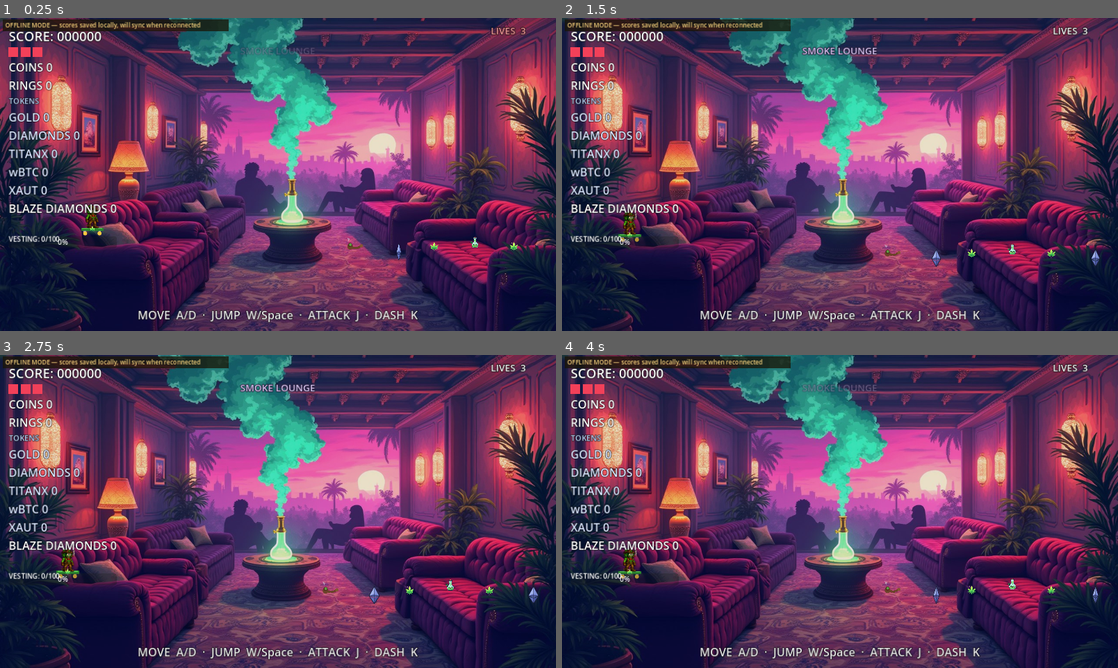
Above: before the commit, frames 1-4 (two rows, left to right).
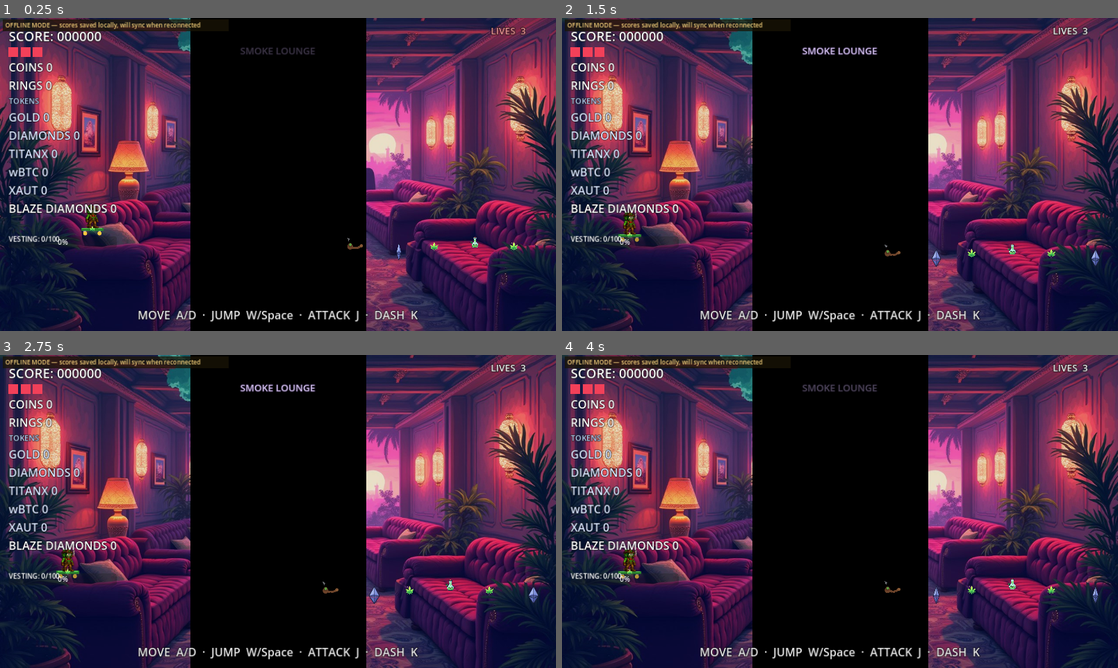
Above: after the commit, the same moments.

Repository: youngstunners88/GM-GAME
Game: Godot game, scene res://src/level/secret_realm.tscn
Two runs of this game, one before a commit and one after it. Both use one fixed random seed, a clock stepped at 60 frames per second and the inputs below. This scene is started directly instead of the project's main scene. Video files are missing from this copy of the repository; at most half a second of black plays in their place. Sound files missing from this copy of the repository are replaced by a short silence.
Inputs (mouse positions are in pixels of both pictures, inside the frame that each line leads up to):
- Up to frame 1 (0.25 s): no input
- Up to frame 2 (1.5 s): tap Enter (ui_accept) at 0.5 s; move the mouse to (962, 158) at 0.52 s; hold D (move_right) 0.53-1.25 s; hold J (attack) 0.53-1.25 s; click (962, 158) at 0.67 s; tap Space (jump) at 0.77 s; drag from (728, 190) to (628, 227) at 1.27 s
- Up to frame 3 (2.75 s): move the mouse to (333, 442) at 2.02 s; hold A (move_left) from 2.03 s (still down); hold E (interact) from 2.03 s (still down)
- Up to frame 4 (4 s): release A (move_left) at 2.75 s; release E (interact) at 2.75 s; drag from (812, 574) to (628, 564) at 2.77 s; move the mouse to (1006, 558) at 3.52 s; hold D (move_right) from 3.53 s (still down); tap Q at 3.6 s; tap Space (jump) at 3.77 s

The runs differ from the first frame. In frame 1, 31% of the frame differs, in the area x 34-66%, y 0-100%; in frame 2, 31%; in frame 3, 31%; in frame 4, 31%.
Error in both runs: Invalid call. Nonexistent function 'is_action_just_pressed' in base 'InputEventKey'. (res://src/ui/pause_menu.gd:12)

Commit message:
Wire the founder's $SMOKE LOUNGE brand video into the lounge (live-proven)
The founder supplied the intro clip (portrait 720x1280 MP4). Transcoded to
src/assets/video/smoke_lounge.ogv (Ogg Theora — the only HTML5-safe format Godot
4.3's VideoStreamPlayer decodes) and wired into secret_realm.gd.

Fixed two real defects in the shipped wire-up so the asset actually shows and
isn't distorted:
- It was on layer -30, BEHIND the opaque full-screen room jpg (bg_secret_mid at
  -20) — completely occluded. Moved to a layer in front of the plates and behind
  gameplay; the room art now FRAMES the video instead of hiding it.
- expand + FULL_RECT would have squashed the portrait footage into landscape. It
  now renders centered and aspect-preserved (contain fit against the live
  viewport), so the brand clip is undistorted.

Verified in a REAL browser: Theora decodes on the non-threaded HTML5 export, the
clip plays and loops, 0 console errors (docs/captures/2026-08-15-s11-lounge/).
Added a test-only ?lounge=1 route (main_menu) for the capture, and
tests/s11_lounge_video_test.gd gating the wire-up (loads as VideoStreamTheora,
looping, aspect-preserved, in front of the plates).

Gates: script_compile, s11_lounge_video, s11_vault_music, s8_dialogue_npc_art all
PASS; Security Sentinel 18/18.

Co-Authored-By: Claude Opus 4.8 <noreply@anthropic.com>
Claude-Session: https://claude.ai/code/session_01J3qKFNRXndqBcFynzXqDaZ

Diff:
--- a/src/level/secret_realm.gd
+++ b/src/level/secret_realm.gd
@@ -144,10 +144,29 @@
 		return
 	var layer := CanvasLayer.new()
 	layer.name = "LoungeVideo"
-	# Below the parallax plates (-20) so those remain the fallback surface.
-	layer.layer = -30
+	# IN FRONT of the -20 parallax plates but behind the gameplay plane (0). The
+	# original wire-up put this at -30, BEHIND the opaque full-screen room jpg
+	# (bg_secret_mid.jpg at -20) — which occludes it completely, so the brand
+	# video would never have shown. The room art now FRAMES the video instead of
+	# hiding it: the plates fill the screen, the video sits centered on top.
+	layer.layer = -15
 	add_child(layer)
 
+	# The founder's clip is PORTRAIT (720x1280 source). Stretching it to the
+	# landscape viewport (the old expand + FULL_RECT) would squash the brand
+	# footage badly, so present it ASPECT-PRESERVED and centered — a "contain"
+	# fit against the live viewport — with the lounge room art showing to either
+	# side as a frame. expand=true then fills that correctly-proportioned rect
+	# with no distortion.
+	var vp: Vector2 = get_viewport_rect().size
+	var src := Vector2(float(stream.get_width()) if stream.has_method("get_width") else 405.0,
+		float(stream.get_height()) if stream.has_method("get_height") else 720.0)
+	var ar: float = src.x / maxf(1.0, src.y)   # width/height of the source
+	var h: float = vp.y
+	var w: float = h * ar
+	if w > vp.x:
+		w = vp.x
+		h = w / ar
 	var vid := VideoStreamPlayer.new()
 	vid.name = "BrandVideo"
 	vid.stream = stream
@@ -157,7 +176,8 @@
 	# slot to be preserved; an unmuted video track would play over the top of
 	# it and there is no mixing story for that.
 	vid.volume_db = -80.0
-	vid.set_anchors_preset(Control.PRESET_FULL_RECT)
+	vid.position = Vector2((vp.x - w) * 0.5, (vp.y - h) * 0.5)
+	vid.size = Vector2(w, h)
 	vid.mouse_filter = Control.MOUSE_FILTER_IGNORE
 	layer.add_child(vid)
 	_video = vid
--- a/src/ui/main_menu.gd
+++ b/src/ui/main_menu.gd
@@ -16,6 +16,11 @@
     # for a Playwright capture — a blind driver cannot beat Level 1's boss, which
     # blocked every prior Distributor capture. No ?boss param => normal menu.
     if _boot_boss_warp():
+        return
+    # TEST-ONLY — ?lounge=1 routes straight into the Smoke Lounge so the founder's
+    # brand video can be verified in a real browser (the lounge is a secret realm
+    # a blind driver can't reach). No param => normal menu.
+    if _boot_lounge():
         return
     play_btn.pressed.connect(_on_play)
     continue_btn.pressed.connect(_on_continue)
@@ -53,6 +58,18 @@
     # Mark the target unlocked so a fresh save can't bounce the load, then route.
     GameManager.highest_unlocked_level = maxi(GameManager.highest_unlocked_level, n)
     SceneRouter.load_scene(GameManager.level_scene(n), SceneRouter.Transition.FADE)
+    return true
+
+## TEST-ONLY. Reads ?lounge=1 on web and routes into the Smoke Lounge so the
+## founder's brand video can be captured in a browser. No-op otherwise.
+func _boot_lounge() -> bool:
+    if not OS.has_feature("web"):
+        return false
+    var q: Variant = JavaScriptBridge.eval(
+        "new URLSearchParams(window.location.search).get('lounge') || ''", true)
+    if str(q) != "1":
+        return false
+    SceneRouter.load_scene("res://src/level/secret_realm.tscn", SceneRouter.Transition.FADE)
     return true
 
 ## Movie/Video-Game-Layer entry points on the hub (main menu): the Oracle,
--- /dev/null
+++ b/tests/s11_lounge_video_test.gd
@@ -0,0 +1,73 @@
+extends Node2D
+## S11 — Smoke Lounge brand-video wire-up gate.
+##
+## The founder supplied the $SMOKE LOUNGE clip (a PORTRAIT 720x1280 phone video);
+## it was transcoded to src/assets/video/smoke_lounge.ogv (Ogg Theora, the only
+## HTML5-safe format Godot 4.3 decodes). This proves:
+##   1. the asset loads as a VideoStreamTheora,
+##   2. the lounge builds a BrandVideo player carrying that stream, looping,
+##   3. it is presented ASPECT-PRESERVED (not stretched to the landscape
+##      viewport) — i.e. the player rect keeps the source's portrait ratio, so
+##      the brand footage is not squashed,
+##   4. it sits IN FRONT of the -20 parallax room (so it is actually visible,
+##      not occluded behind the opaque room jpg as the original wire-up was).
+##
+## Run: godot --headless res://tests/s11_lounge_video_test.tscn
+
+const LOUNGE := preload("res://src/level/secret_realm.tscn")
+const VIDEO_PATH := "res://src/assets/video/smoke_lounge.ogv"
+
+var _fail: int = 0
+
+func _ready() -> void:
+	await get_tree().process_frame
+	print("S11 LOUNGE VIDEO:")
+	# 1. Asset loads as a Theora stream.
+	_check("brand video asset exists + loads as VideoStreamTheora",
+		ResourceLoader.exists(VIDEO_PATH) and (load(VIDEO_PATH) is VideoStreamTheora),
+		"missing or wrong type at %s" % VIDEO_PATH)
+
+	var realm: Node = LOUNGE.instantiate()
+	add_child(realm)
+	for _i in range(4):
+		await get_tree().process_frame
+
+	# 2. The lounge built a BrandVideo player with the stream, looping.
+	var vids: Array = []
+	_collect(realm, vids)
+	var vid: VideoStreamPlayer = vids[0] if not vids.is_empty() else null
+	_check("lounge builds a BrandVideo player with a stream (looping)",
+		vid != null and vid.stream != null and vid.loop,
+		"no VideoStreamPlayer with a stream/loop found")
+
+	if vid != null:
+		# 3. Aspect preserved: rect ratio ~ source portrait ratio (405/720=0.5625),
+		#    NOT the landscape viewport ratio (~1.78). Guards against the squash.
+		var rect_ar: float = vid.size.x / maxf(1.0, vid.size.y)
+		_check("brand video is aspect-preserved (portrait, not stretched to landscape)",
+			rect_ar < 1.0 and absf(rect_ar - (405.0 / 720.0)) < 0.05,
+			"rect aspect %.3f (expected ~0.5625, portrait)" % rect_ar)
+		# 4. Visible layer: its CanvasLayer is in FRONT of the -20 plates and
+		#    behind the gameplay plane (0).
+		var cl := vid.get_parent() as CanvasLayer
+		_check("brand video layer is in front of the room plates and behind gameplay",
+			cl != null and cl.layer > -20 and cl.layer < 0,
+			"layer=%s (want between -20 and 0)" % (str(cl.layer) if cl else "no CanvasLayer"))
+
+	realm.queue_free()
+	await get_tree().process_frame
+	print("S11_LOUNGE_VIDEO: %s" % ("ALL PASS" if _fail == 0 else "%d FAILURE(S)" % _fail))
+	get_tree().quit(_fail)
+
+func _check(label: String, ok: bool, detail: String = "") -> void:
+	if ok:
+		print("  [PASS] %s" % label)
+	else:
+		_fail += 1
+		print("  [FAIL] %s %s" % [label, detail])
+
+func _collect(n: Node, acc: Array) -> void:
+	if n is VideoStreamPlayer:
+		acc.append(n)
+	for c in n.get_children():
+		_collect(c, acc)
--- /dev/null
+++ b/tests/s11_lounge_video_test.tscn
@@ -0,0 +1,4 @@
+[gd_scene load_steps=2 format=3]
+[ext_resource type="Script" path="res://tests/s11_lounge_video_test.gd" id="1"]
+[node name="S11LoungeVideo" type="Node2D"]
+script = ExtResource("1")
Binary file added: docs/captures/2026-08-15-s11-lounge/lounge-video-doorway.png
Binary file added: docs/captures/2026-08-15-s11-lounge/lounge-video-scene.png
Not shown, changed: STATUS.md
Not shown, added: src/assets/video/smoke_lounge.ogv
